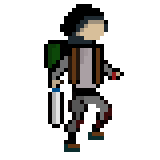
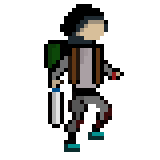
Layer changes from the first 160 x 160 image to the second:
painted on "Слой 23" over [68, 132, 104, 148]
